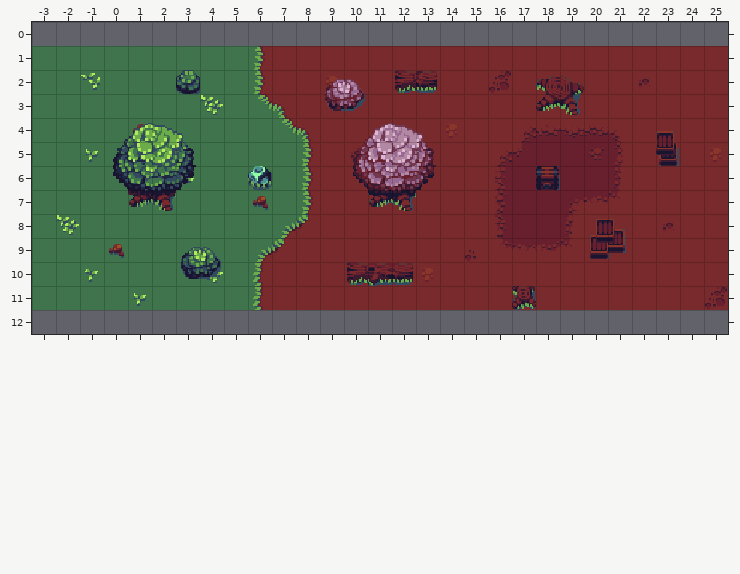
Level history. Tiled map: public/assets/map/forest_battlemap2.tmx. Above: the version before the commit.
Cells are 16x16 px. Shown: x -3..25, y 0..12. The old version is drawn lined up with the new one.
New version:
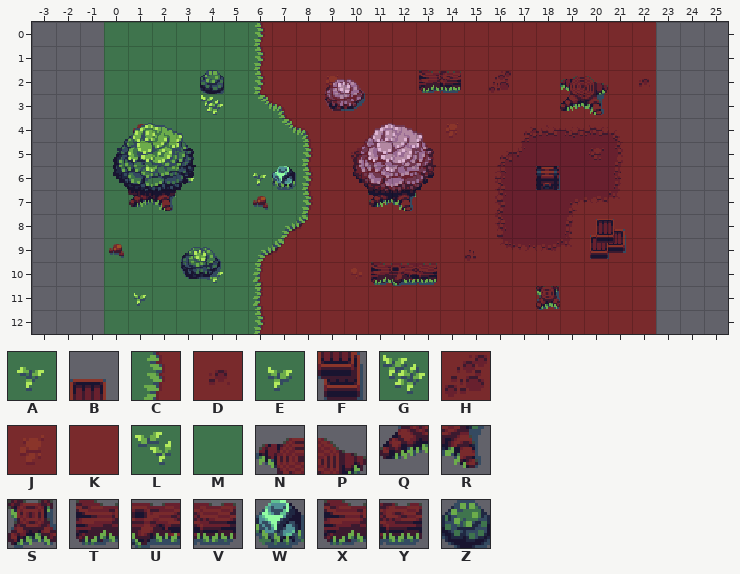
Key: from "forest_tilemap": A 6, B 19, C 24, D 27, E 30, F 43, G 54, H 75, J 99, K 100, L 102, M 150, N 157, P 158, Q 181, R 182, S 205, T 229, U 230, V 231, W 239, X 253, Y 254, Z 281.
_ is an empty cell.
Tiles of an added or newly shown layer are drawn over the layers below it.
Difference:
map size 29x11 -> 23x13 cells (old content now starts at -3,1; both pictures use the new coordinates)
Layer "background_layer":
Tile C now appears in row 0 at x 6; in row 12 at x 6.
Tile K now appears in row 0 at x 7 to 22; in row 12 at x 7 to 22.
Tile M now appears in row 0 at x 0 to 5; in row 12 at x 0 to 5.
Tile A is gone in row 10 at x -1.
Tile D is gone in row 8 at x 23.
Tile E is gone in row 5 at x -1.
Tile G is gone in row 8 at x -2.
Tile H is gone in row 11 at x 25.
Tile J is gone in row 5 at x 25.
Tile K is gone in rows 1 to 4 at x 23 to 25; in row 5 at x 23 to 24; in rows 6 to 7 at x 23 to 25; in row 8 at x 24 to 25; in rows 9 to 10 at x 23 to 25; in row 11 at x 23 to 24.
Tile L is gone in row 2 at x -1.
Tile M is gone in row 1 at x -3 to -1; in row 2 at x -3 to -2; in rows 3 to 4 at x -3 to -1; in row 5 at x -3 to -2; in rows 6 to 7 at x -3 to -1; in row 8 at x -3 and -1.
Tile M is gone in row 9 at x -3 to -1; in row 10 at x -3 to -2; in row 11 at x -3 to -1.
Layer "obstacles_layer":
Tile F is gone in row 5 at x 23.
Tile N is gone in row 2 at x 18.
Tile P is gone in row 2 at x 19.
Tile Q is gone in row 3 at x 18.
Tile R is gone in row 3 at x 19.
Tile S is gone in row 11 at x 17.
Tile T is gone in row 10 at x 10.
Tile U is gone in row 10 at x 11.
Tile V is gone in row 10 at x 12.
Tile W is gone in row 6 at x 6.
Tile X is gone in row 2 at x 12.
Tile Y is gone in row 2 at x 13.
Tile Z is gone in row 2 at x 3.
Layer "transparent_obstacles_layer" (added):
Tile N now appears in row 2 at x 19.
Tile P now appears in row 2 at x 20.
Tile Q now appears in row 3 at x 19.
Tile R now appears in row 3 at x 20.
Tile S now appears in row 11 at x 18.
Tile T now appears in row 10 at x 11.
Tile U now appears in row 10 at x 12.
Tile V now appears in row 10 at x 13.
Tile W now appears in row 6 at x 7.
Tile X now appears in row 2 at x 13.
Tile Y now appears in row 2 at x 14.
Tile Z now appears in row 2 at x 4.
Layer "top_layer":
Tile B is gone in row 4 at x 23.
Boxes around the changes in both pictures, in picture pixels (x1, y1, x2, y2):
changed: (32, 22, 728, 334)
